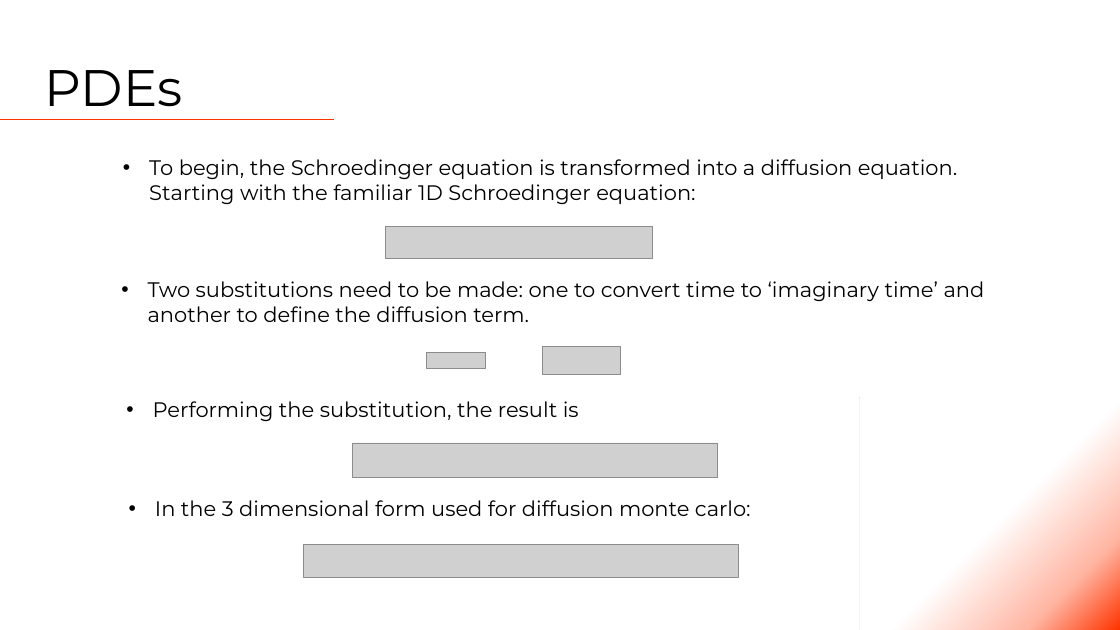
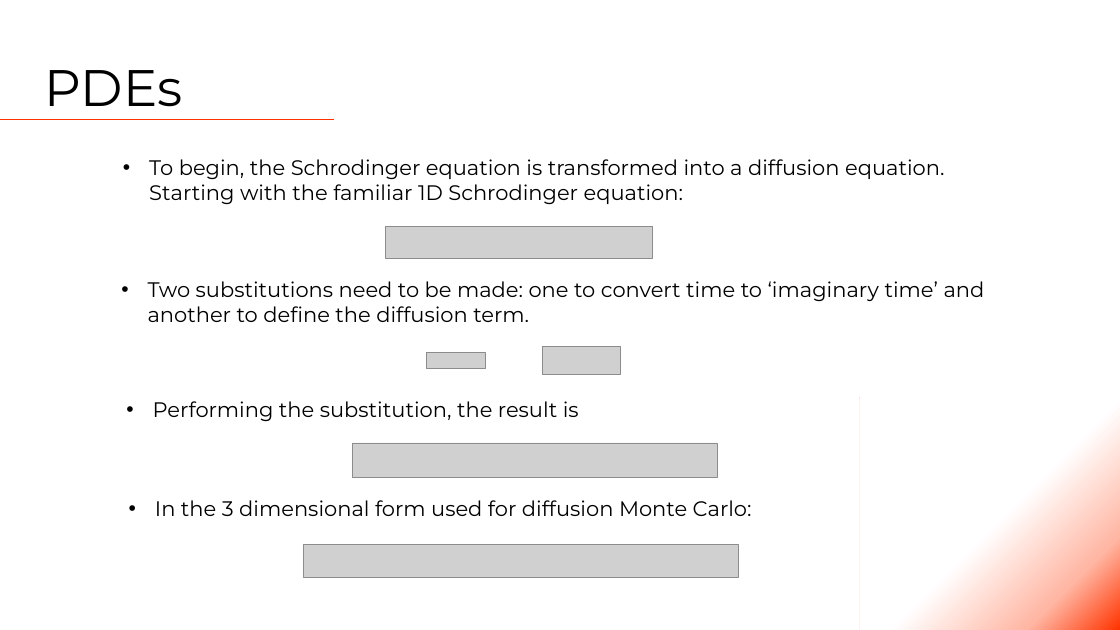
Before and after one commit to Tsintsuntsini/PHYS_581, a slide deck: slide 5 of Presentation1/Quantum Monte Carlo.pptm. Drawn at 1120x630 pixels with LibreOffice and Linux fonts; fonts in the diff are those of the drawing; grey boxes stand for pictures. Boxes give left, top, right and bottom in pixels: in the first picture for what was removed or moved away, otherwise in the second. Text is boxed around its words. In the diff, an @@ line names an element or a change of style, - is before the commit and + after.

```diff
--- a/Presentation1/Quantum Monte Carlo.pptm
+++ b/Presentation1/Quantum Monte Carlo.pptm
@@ text at [149, 159, 944, 204]: text changed @@
-• To begin, the Schroedinger equation is transformed into a diffusion equation. Starting with the familiar 1D Schroedinger equation:
+• To begin, the Schrodinger equation is transformed into a diffusion equation. Starting with the familiar 1D Schrodinger equation:
@@ text at [155, 500, 752, 516]: text changed @@
-• In the 3 dimensional form used for diffusion monte carlo:
+• In the 3 dimensional form used for diffusion Monte Carlo:
```
Also in this commit, not shown: 2 other slides changed, 1 other file.
